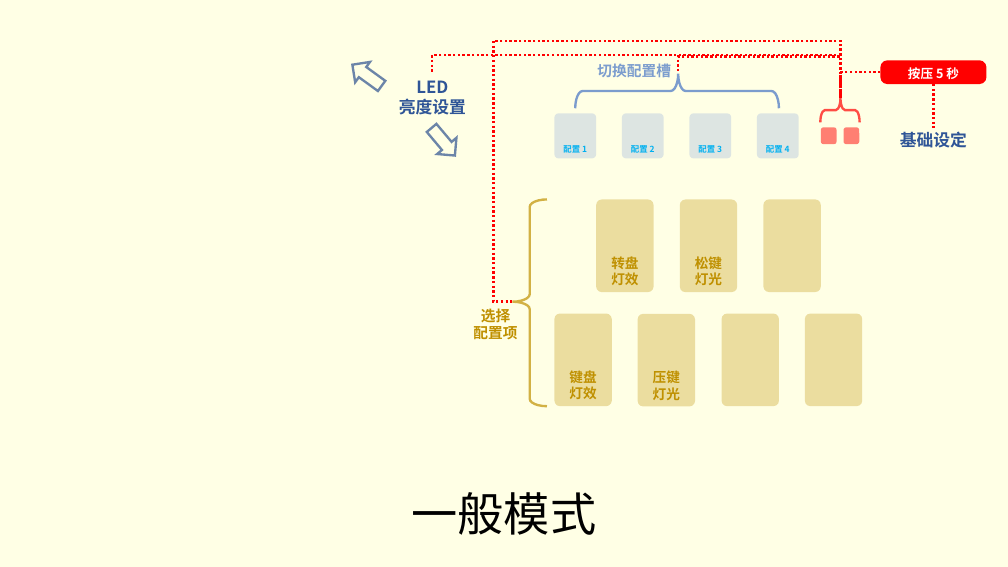
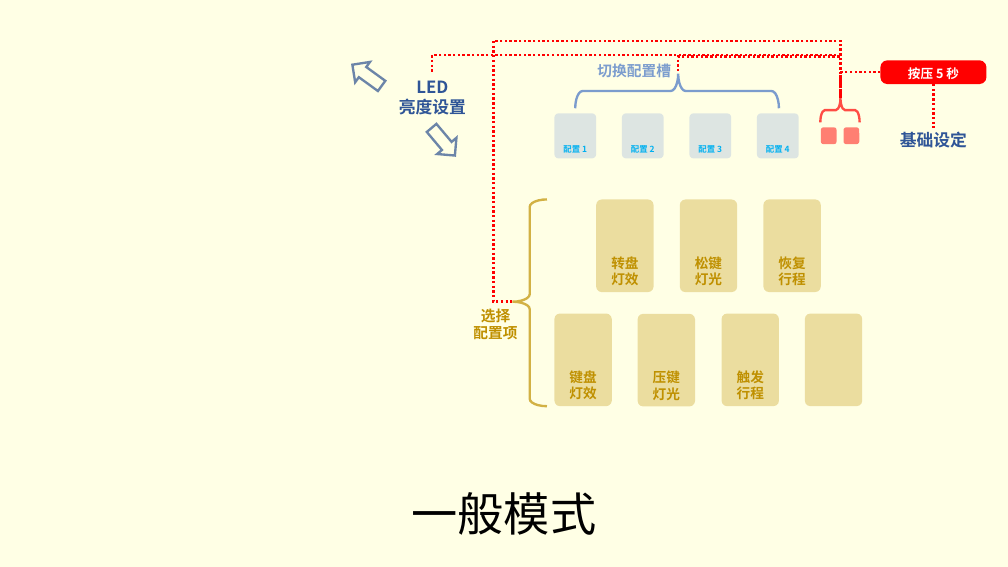
Before and after one commit to whowechina/iidx_pico, a slide deck: slide 11 of doc/IIDX_Pico_Manual.pptx (slide 10 before the commit). Drawn at 1008x567 pixels with LibreOffice and Linux fonts; fonts in the diff are those of the drawing; background and template pictures are left out. Boxes give left, top, right and bottom in pixels: in the first picture for what was removed or moved away, otherwise in the second. Text is boxed around its words. In the diff, an @@ line names an element or a change of style, - is before the commit and + after.

```diff
--- a/doc/IIDX_Pico_Manual.pptx
+++ b/doc/IIDX_Pico_Manual.pptx
@@ text in rounded rectangle at (778, 256, 805, 285): text added @@
+恢复
+行程
@@ text in rounded rectangle at (737, 370, 764, 399): text added @@
+触发
+行程
```
Also in this commit, not shown: 2 other slides changed, 2 slides added, 4 other files.
